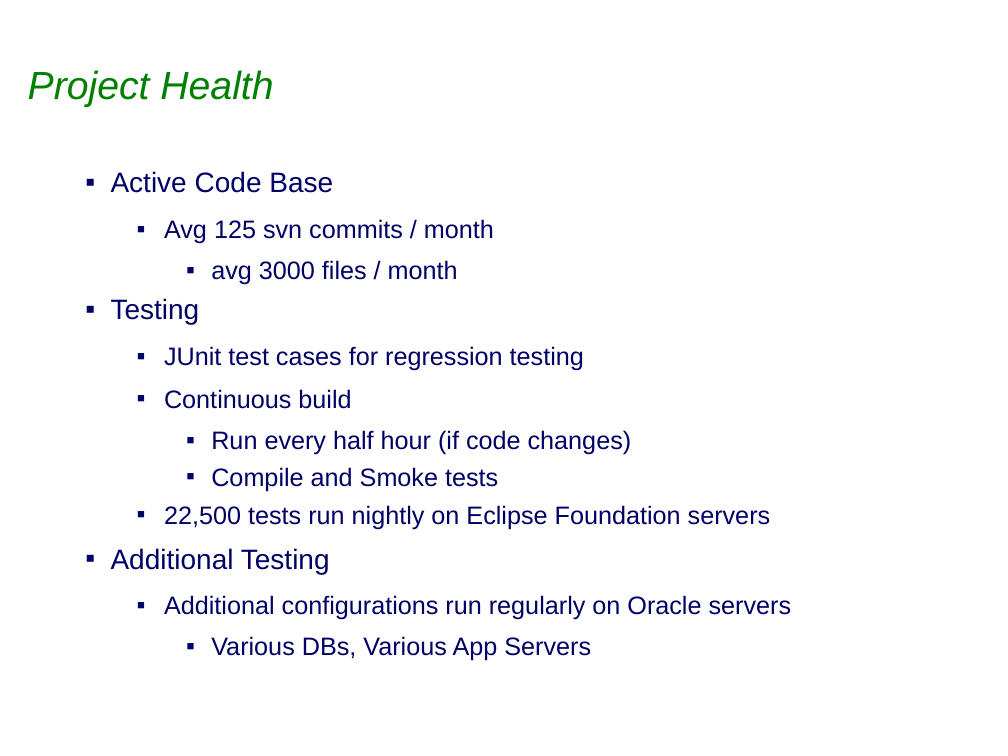
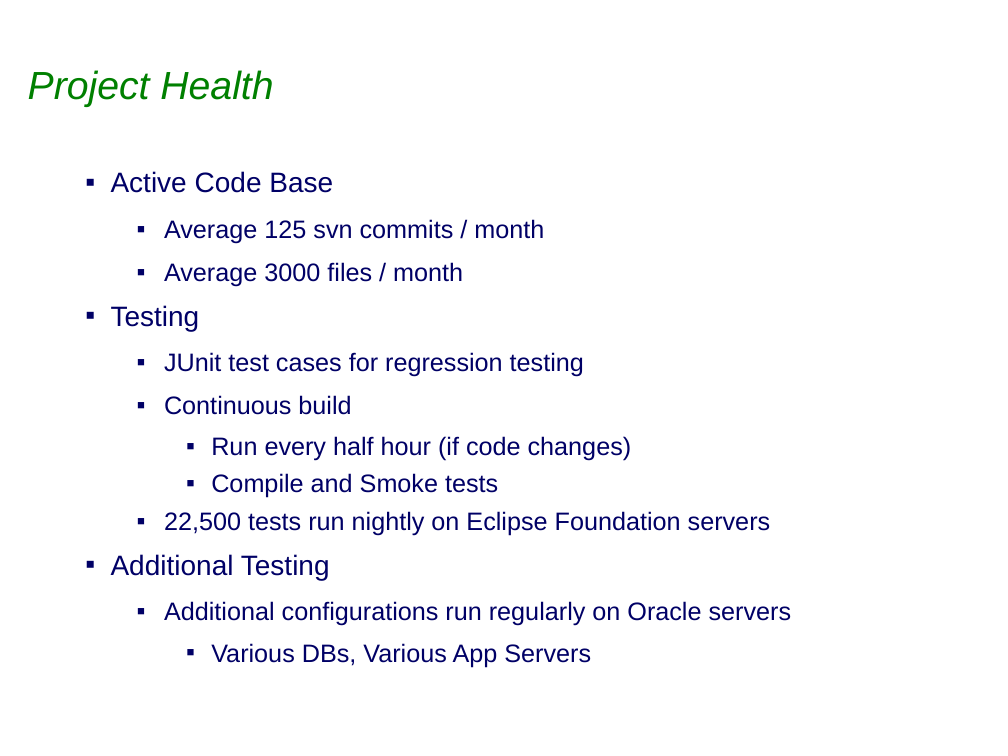
Before and after one commit to eclipse-ee4j/eclipselink, a slide deck: slide 4 of project-admin/Graduation_Release_Review.ppt. Drawn at 1008x756 pixels with LibreOffice and Linux fonts; fonts in the diff are those of the drawing; background and template pictures are left out. Boxes give left, top, right and bottom in pixels: in the first picture for what was removed or moved away, otherwise in the second. Text is boxed around its words. In the diff, an @@ line names an element or a change of style, - is before the commit and + after.

```diff
--- a/project-admin/Graduation_Release_Review.ppt
+++ b/project-admin/Graduation_Release_Review.ppt
@@ text at (164, 219, 544, 287): text changed @@
-  ▪ Avg 125 svn commits / month
-    ▪ avg 3000 files / month
+  ▪ Average 125 svn commits / month
+  ▪ Average 3000 files / month
```
Also in this commit, not shown: 5 other slides changed.
